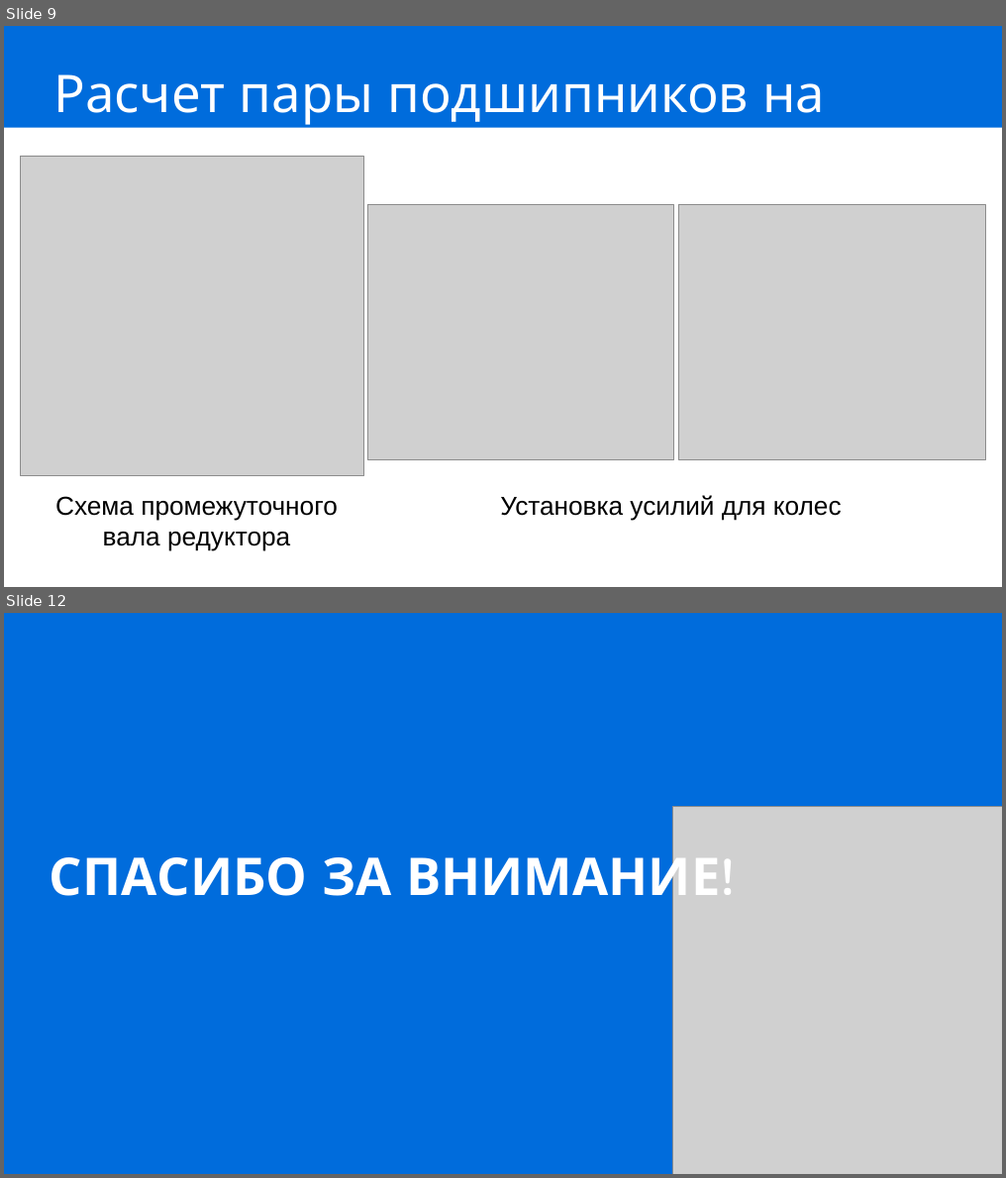
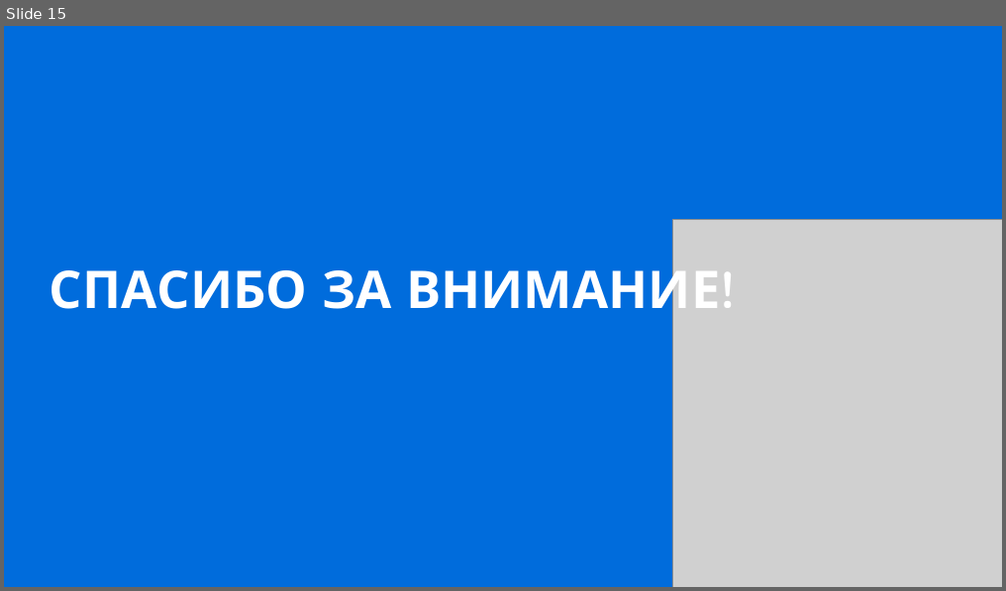
Before and after one commit to IbrahimDzheby/Diplom, a slide deck: НИРС2/Защита.pptx. Shown one above the other, each under a label of ours: slides 9 and 12 before the commit, slide 15 after it; the slides between them are not shown. The pictures are 1006x1178 and 1006x591 pixels, drawn with LibreOffice and Linux fonts; fonts in the diff are those of the drawing; grey boxes stand for pictures. Boxes give left, top, right and bottom in pixels: in the first picture for what was removed or moved away, otherwise in the second. Text is boxed around its words. In the diff, an @@ line names an element or a change of style, - is before the commit and + after.

```diff
--- a/НИРС2/Защита.pptx
+++ b/НИРС2/Защита.pptx
@@ slide 9 removed at [4, 26, 1002, 587], background #FFFFFF @@
@@ rectangle removed at [4, 26, 1002, 128] @@
@@ title removed at [54, 75, 825, 157] @@
-Расчет пары подшипников на ресурс
@@ picture removed at [21, 156, 363, 475] @@
@@ picture removed at [368, 205, 673, 461] @@
@@ picture removed at [679, 205, 986, 461] @@
@@ text removed at [55, 496, 338, 552] @@
-Схема промежуточного
-вала редуктора
@@ text removed at [500, 495, 842, 521] @@
-Установка усилий для колес
@@ what was slide 12 is now slide 15 @@
```
Also in this commit, not shown: 1 slide changed, 13 slides added, 9 other slides removed, 12 other files.
